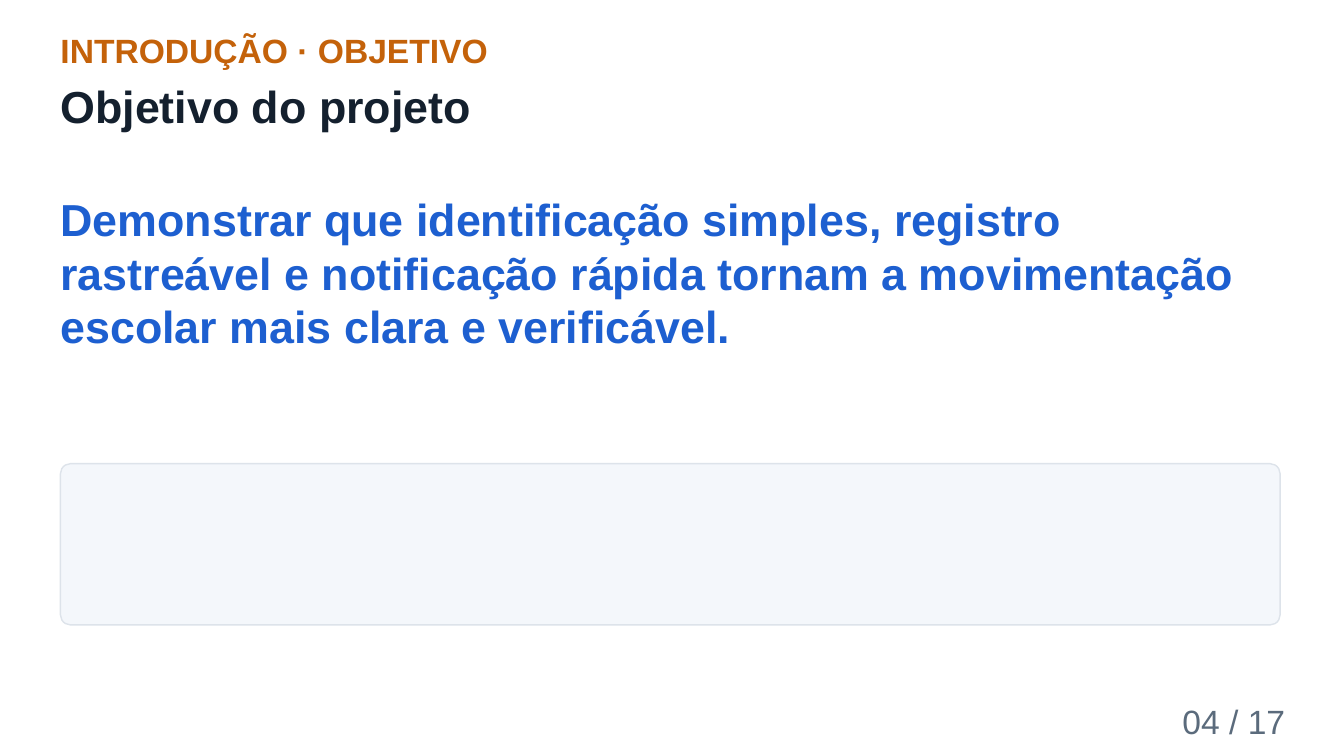
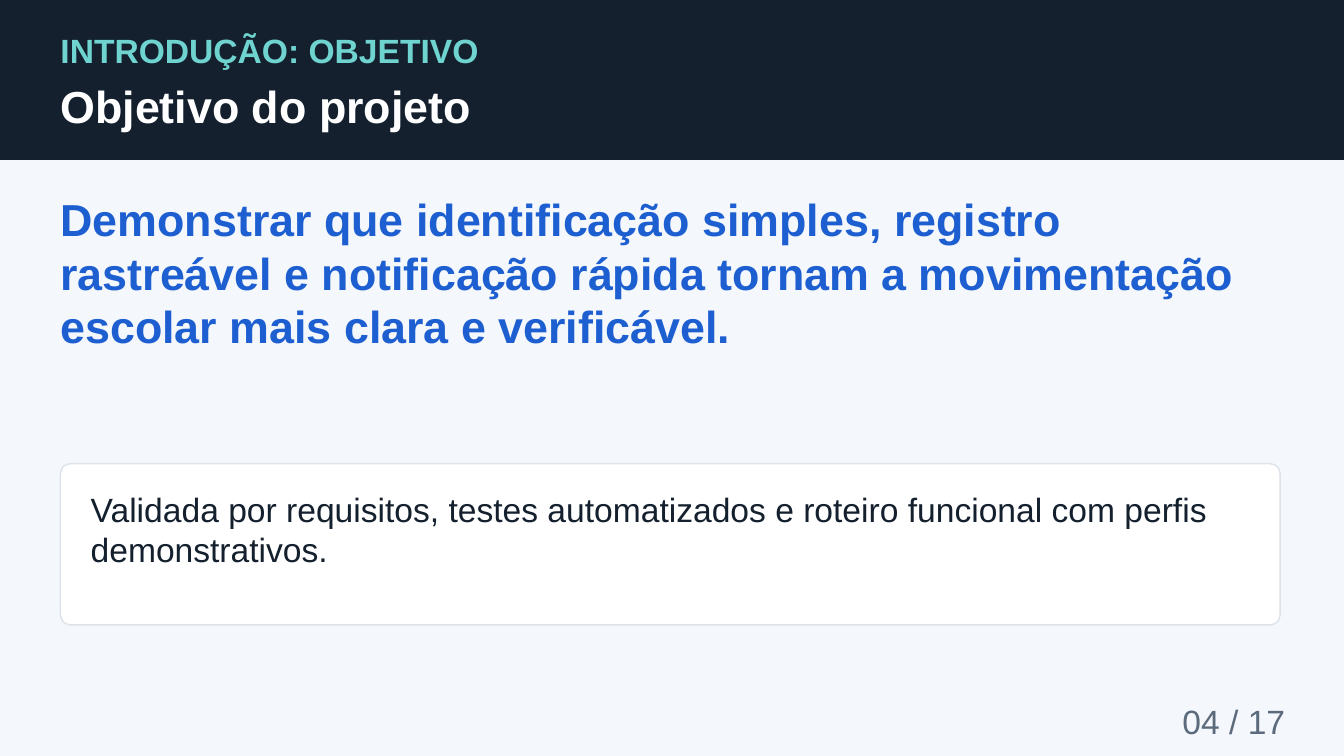
Before and after one commit to richaferreira/Safe_Student, a slide deck: slide 4 of slides/08_Apresentacao_Final_Safe_Student.pptx. Drawn at 1344x756 pixels with LibreOffice and Linux fonts; fonts in the diff are those of the drawing; background and template pictures are left out. Boxes give left, top, right and bottom in pixels: in the first picture for what was removed or moved away, otherwise in the second. Text is boxed around its words. In the diff, an @@ line names an element or a change of style, - is before the commit and + after.

```diff
--- a/slides/08_Apresentacao_Final_Safe_Student.pptx
+++ b/slides/08_Apresentacao_Final_Safe_Student.pptx
@@ background #FFFFFF to picture (left out) @@
@@ rectangle added at (0, 0, 1344, 159), fill #14202E, outline #14202E 1 pt @@
@@ text at (60, 36, 479, 70): text changed; text colour #C4620A to #6FD3D0 @@
-INTRODUÇÃO · OBJETIVO
+INTRODUÇÃO: OBJETIVO
@@ text "Objetivo do projeto" at (60, 90, 471, 132): text colour #14202E to #FFFFFF @@
@@ rounded rectangle at (60, 464, 1280, 625): fill #F4F7FB to #FFFFFF @@
@@ text added at (91, 497, 1206, 563), 24 pt, text #14202E @@
+Validada por requisitos, testes automatizados e roteiro funcional com perfis demonstrativos.
```
Also in this commit, not shown: 16 other slides changed, 2 other files.
